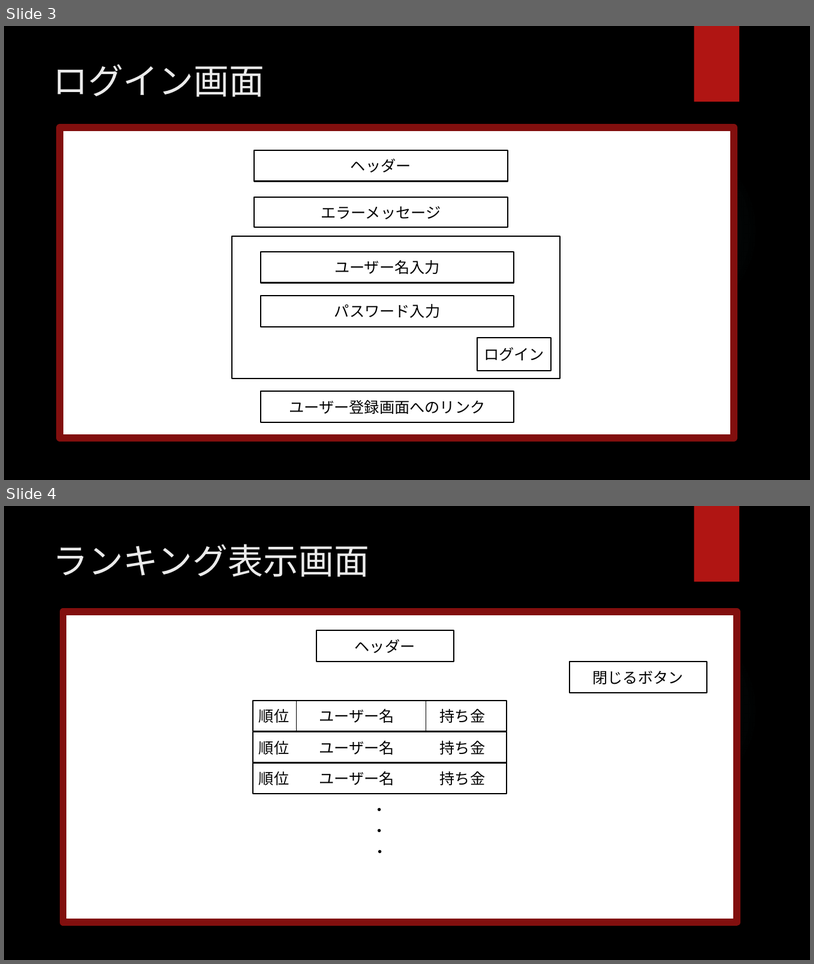
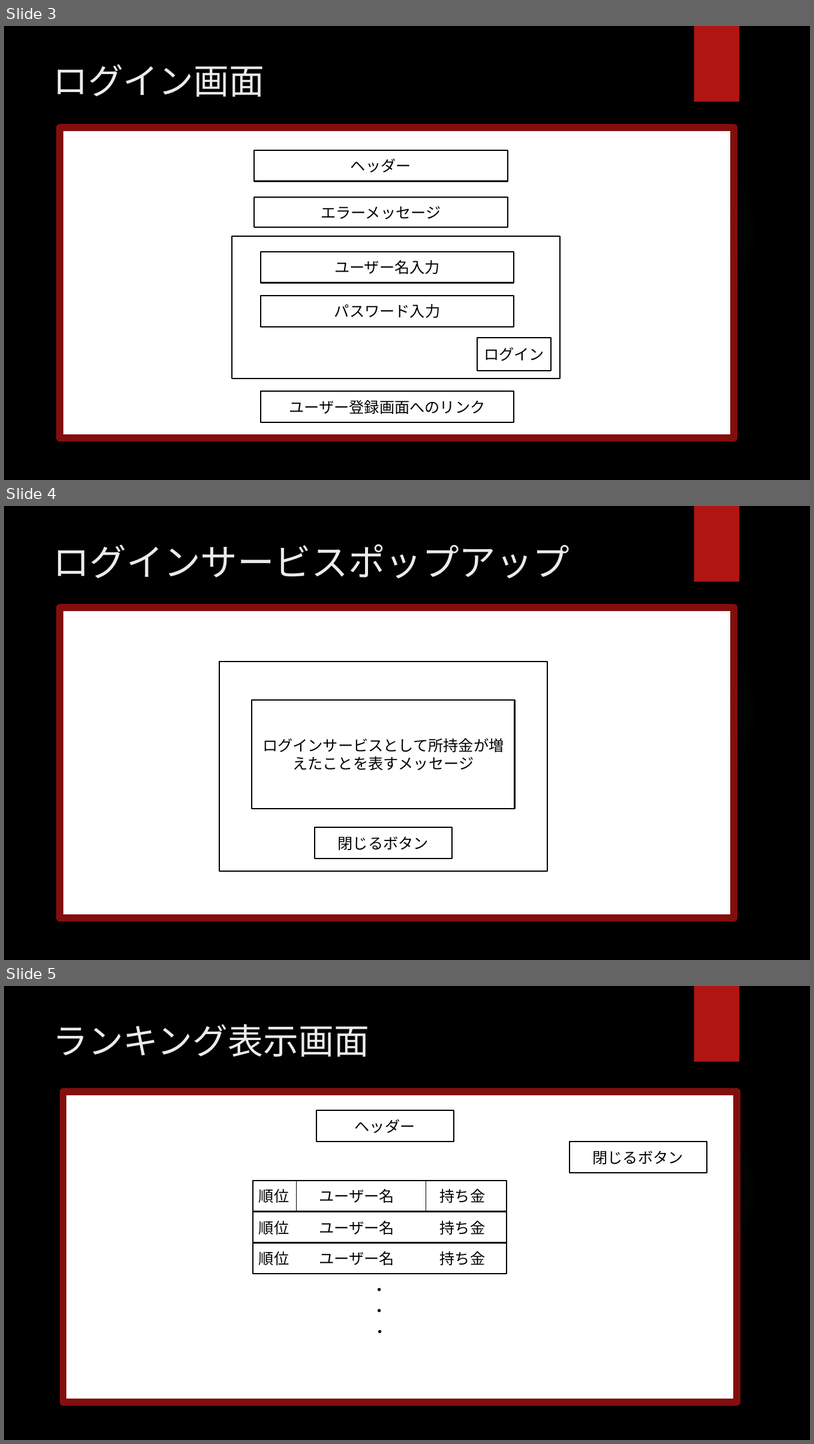
Before and after one commit to CSTSCSTS/UserAp, a slide deck: docs/基本設計/ワイヤーフレーム/ポーカー拡張 ワイヤーフレーム.pptx. Shown one above the other, each under a label of ours: slides 3 and 4 before the commit, slides 3, 4 and 5 after it. The pictures are 814x964 and 814x1444 pixels, drawn with LibreOffice and Linux fonts; fonts in the diff are those of the drawing; background and template pictures are left out. Boxes give left, top, right and bottom in pixels: in the first picture for what was removed or moved away, otherwise in the second. Text is boxed around its words. In the diff, an @@ line names an element or a change of style, - is before the commit and + after.

Commit message:
ワイヤーフレームにログインサービスのポップアップ追加

```diff
--- a/docs/基本設計/ワイヤーフレーム/ポーカー拡張 ワイヤーフレーム.pptx
+++ b/docs/基本設計/ワイヤーフレーム/ポーカー拡張 ワイヤーフレーム.pptx
@@ slide 4 added at (4, 506, 810, 960), background picture (left out); not listed: 2 template elements that a slide beside it also shows @@
@@ title added at (53, 544, 570, 579), 44 pt, text #EBEBEB @@
+ログインサービスポップアップ
@@ rectangle added at (60, 607, 734, 918), fill #FFFFFF, outline #82100E 8.5 pt @@
@@ rectangle added at (219, 661, 547, 871), outline #000000 1.5 pt @@
@@ rectangle added at (252, 700, 515, 808), outline #000000 1.5 pt, 18 pt, text #000000 @@
+ログインサービスとして所持金が増えたことを表すメッセージ
@@ rectangle added at (315, 827, 452, 858), outline #000000 1.5 pt, 18 pt, text #000000 @@
+閉じるボタン
@@ what was slide 4 is now slide 5 @@
```
Also in this commit, not shown: 2 slides changed.
